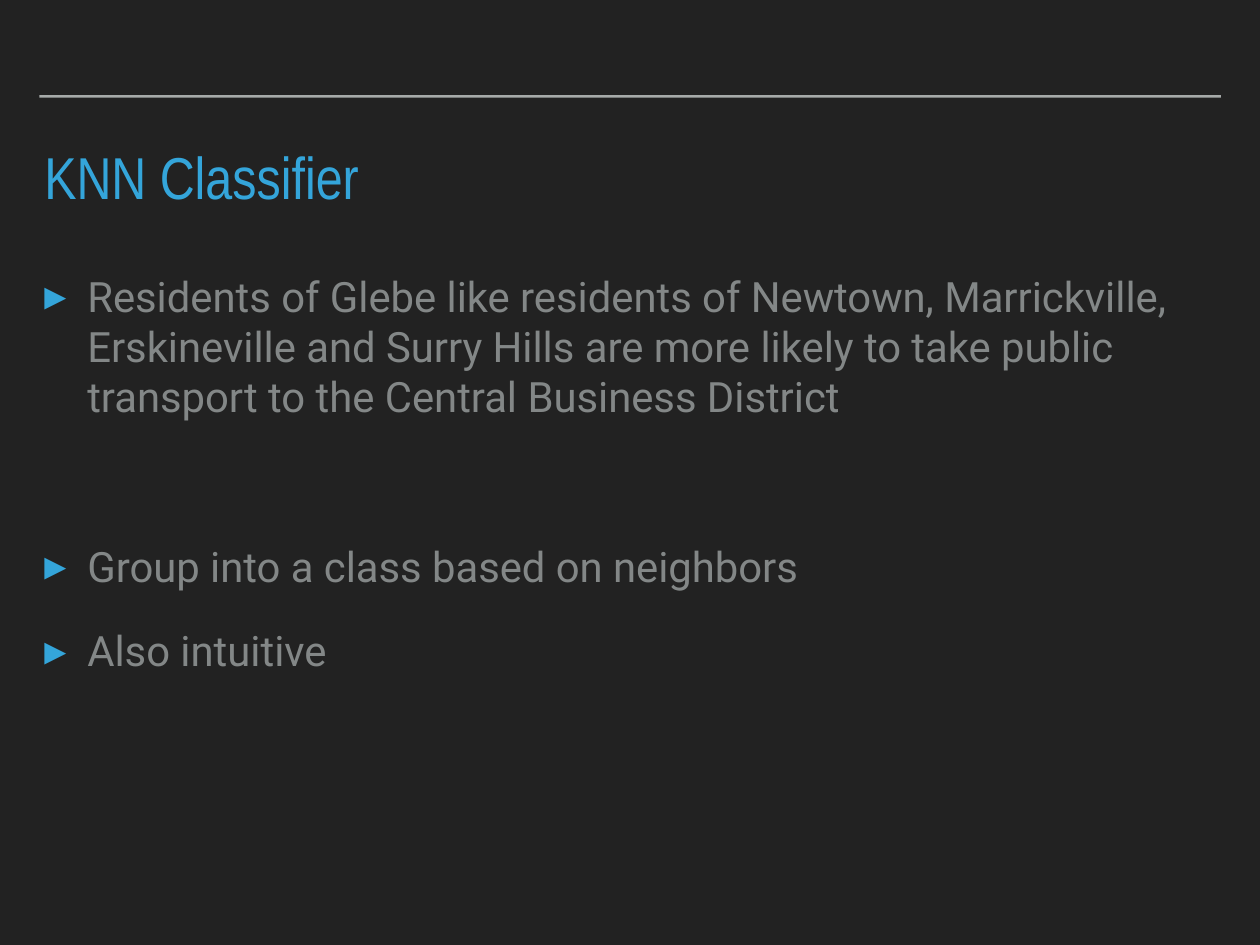
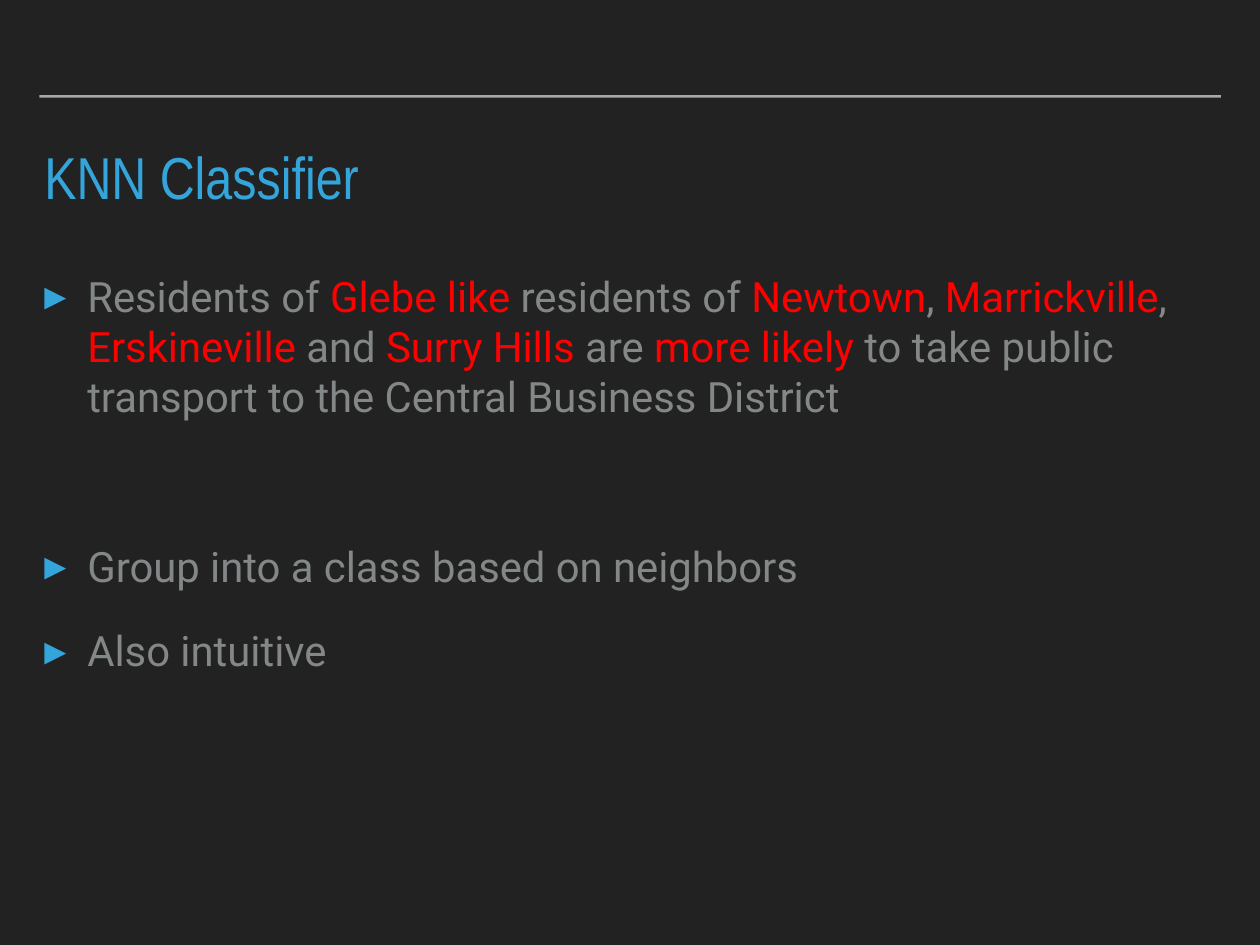
Before and after one commit to factorwonk/factorwonk.github.io, a slide deck: slide 14 of bcgdv.ppt. Drawn at 1260x945 pixels with LibreOffice and Linux fonts; fonts in the diff are those of the drawing. Boxes give left, top, right and bottom in pixels: in the first picture for what was removed or moved away, otherwise in the second. Text is boxed around its words. In the diff, an @@ line names an element or a change of style, - is before the commit and + after.

```diff
--- a/bcgdv.ppt
+++ b/bcgdv.ppt
@@ text at (87, 280, 1167, 421): text colour #838787 to #FF0000 in "Glebe like Newtown, Marrickville, Erskineville Surry Hills ..." @@
```
Also in this commit, not shown: 1 other file.
